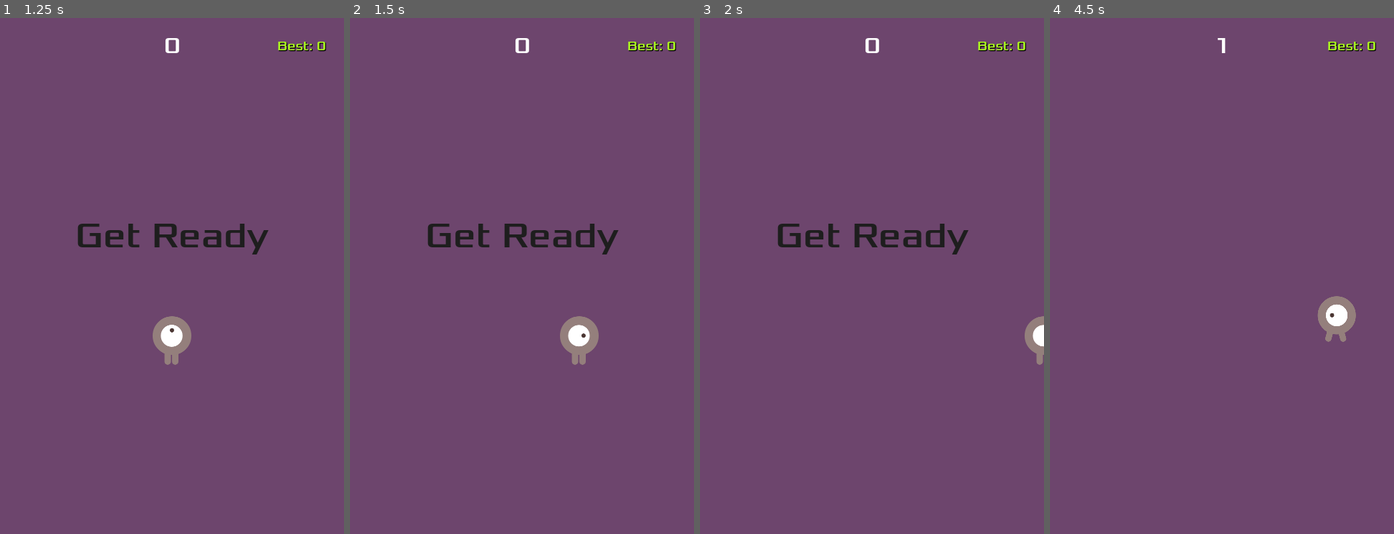
Above: before the commit, frames 1-4 (left to right).
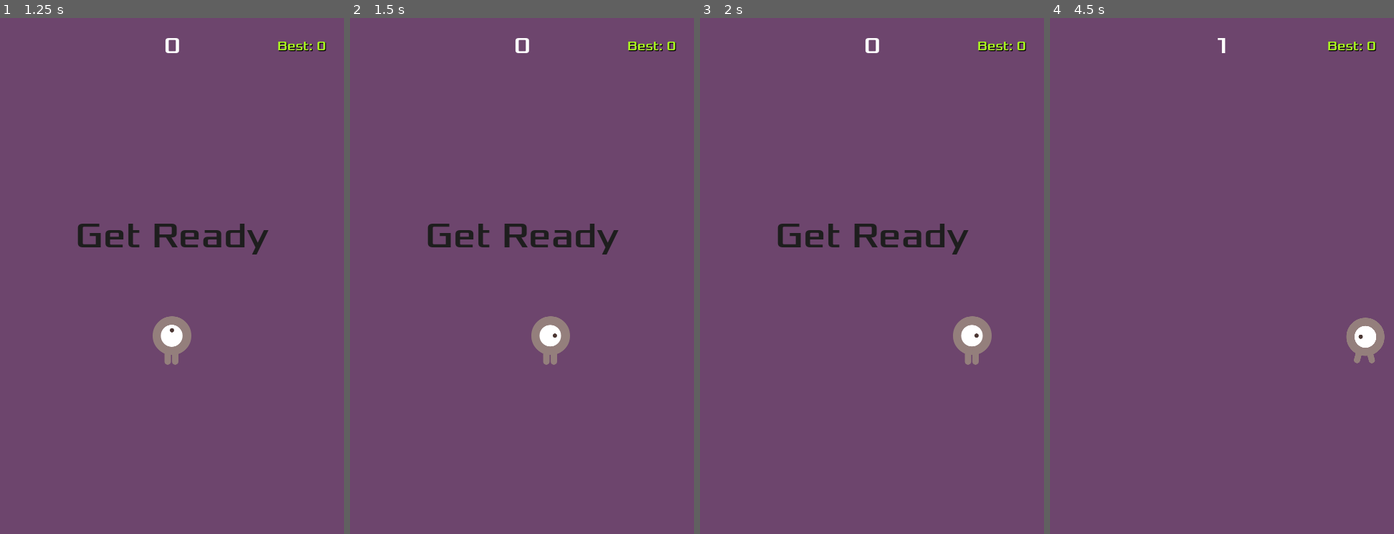
Above: after the commit, the same moments.

Repository: ProjectEdwin/dodge-the-creeps
Game: Godot game, scene res://main.tscn
Same seed, same stepped clock (60 frames per second), same inputs: the game is played once before the commit and once after it.
Inputs:
- Up to frame 1 (1.25 s): click "Start" at 0.5 s
- Up to frame 2 (1.5 s): tap Enter at 1.25 s; hold D (move_right) from 1.28 s (still down)
- Up to frame 3 (2 s): keep holding D (move_right)
- Up to frame 4 (4.5 s): release D (move_right) at 2.03 s; hold Down (move_down) 2.03-2.78 s; hold D (move_right) 2.78-3.53 s; tap Space at 3.5 s; hold Up (move_up) 3.53-4.28 s; hold Left (move_left) from 4.28 s (still down)

Frame 1 is identical in both runs. In frame 2, 1.3% of the frame differs, in the area x 52-73%, y 57-68%; in frame 3, 1.1%; in frame 4, 1.4%, in the area x 77-98%, y 53-67%.

Commit message:
More Player Control
slowed control of the player

Diff:
--- a/player.gd
+++ b/player.gd
@@ -3,7 +3,7 @@
 signal hit
 
 
-@export var speed = 400 # How fast the player will move (pixels/sec).
+@export var speed = 200 # How fast the player will move (pixels/sec).
 var screen_size # Size of the game window.
 
 
